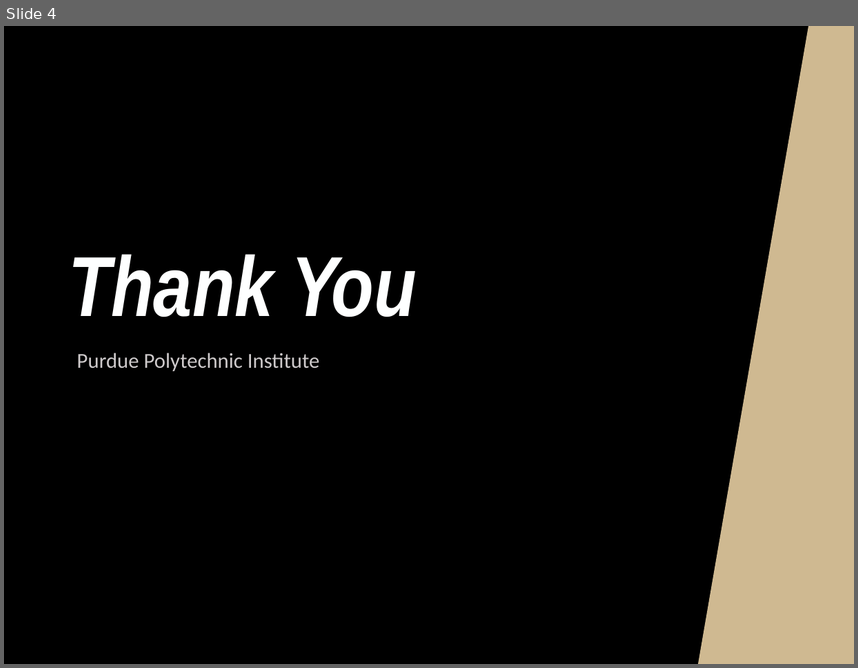
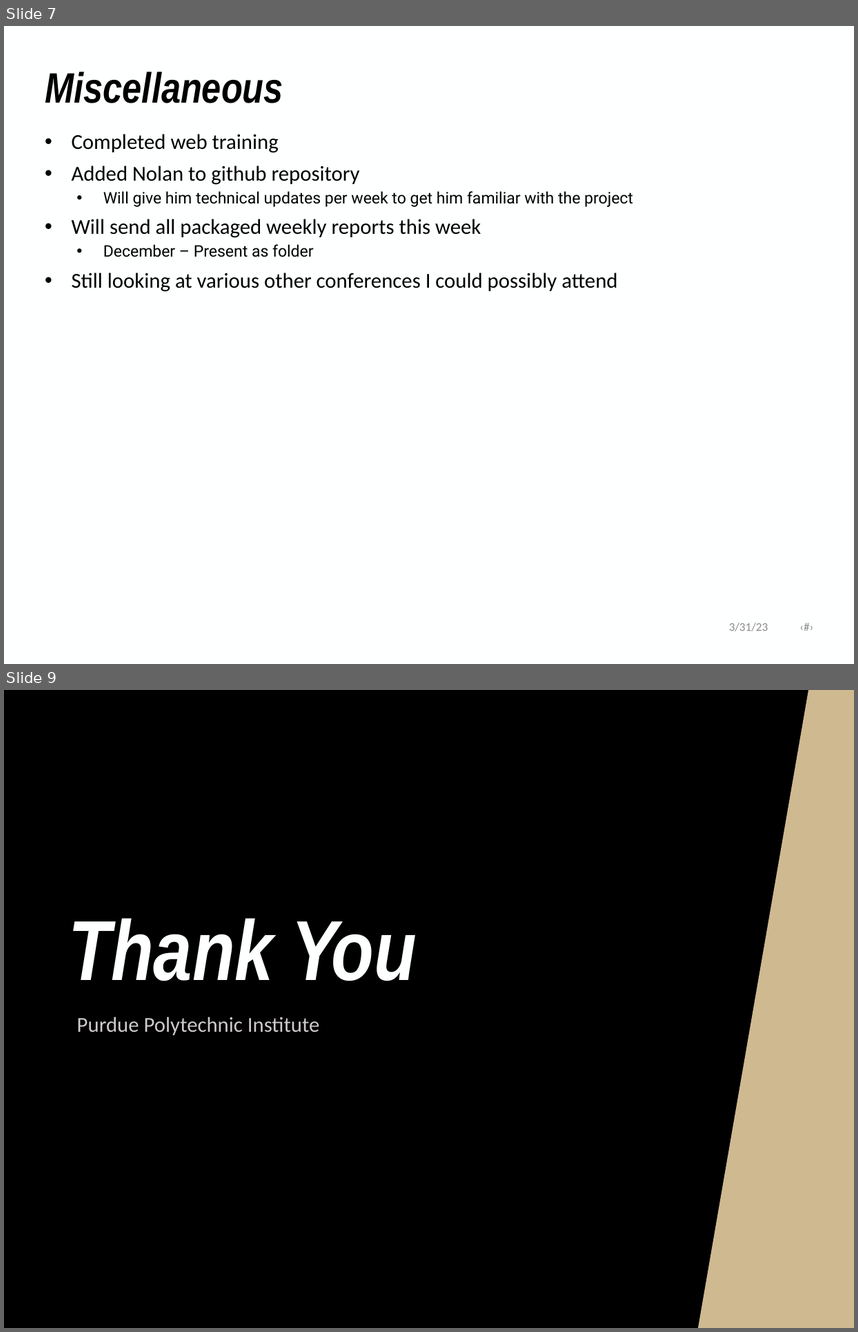
Before and after one commit to NHuang58/Biomedical_Device_PCB, a slide deck: Documentation/Slides/Week_22.pptx. Shown one above the other, each under a label of ours: slide 4 before the commit, slides 7 and 9 after it; the slides between them are not shown. The pictures are 858x668 and 858x1332 pixels, drawn with LibreOffice and Linux fonts; fonts in the diff are those of the drawing; background and template pictures are left out. Boxes give left, top, right and bottom in pixels: in the first picture for what was removed or moved away, otherwise in the second. Text is boxed around its words. In the diff, an @@ line names an element or a change of style, - is before the commit and + after.

```diff
--- a/Documentation/Slides/Week_22.pptx
+++ b/Documentation/Slides/Week_22.pptx
@@ slide 7 added at [4,26,854,664], background #FEFFFF @@
@@ title added at [45,72,283,103], 36 pt, text #000000, bold, italic @@
+Miscellaneous
@@ text added at [72,134,633,292], 18 pt, text #000000 @@
+• Completed web training
+• Added Nolan to github repository
+  • Will give him technical updates per week to get him familiar with the project
+• Will send all packaged weekly reports this week
+  • December – Present as folder
+• Still looking at various other conferences I could possibly attend
@@ text added at [729,622,768,631], 10 pt, text #8C8C8C @@
+3/31/23 ‹#›
@@ what was slide 4 is now slide 9 @@
```
Also in this commit, not shown: 2 slides changed, 4 other slides added, 9 other files.
